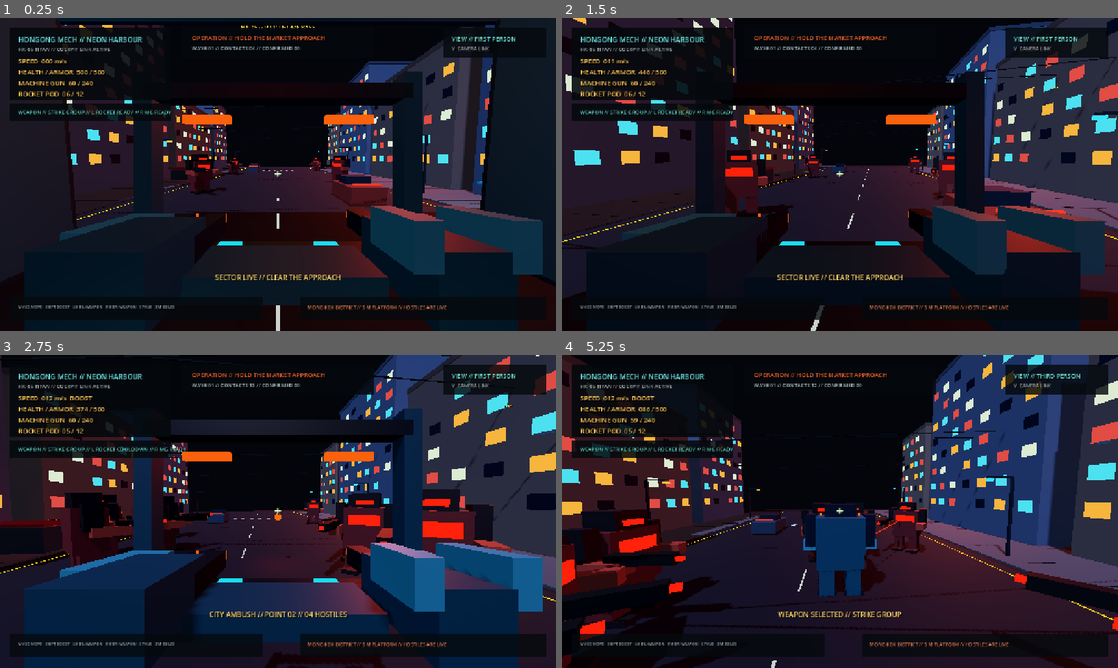
Above: before the commit, frames 1-4 (two rows, left to right).
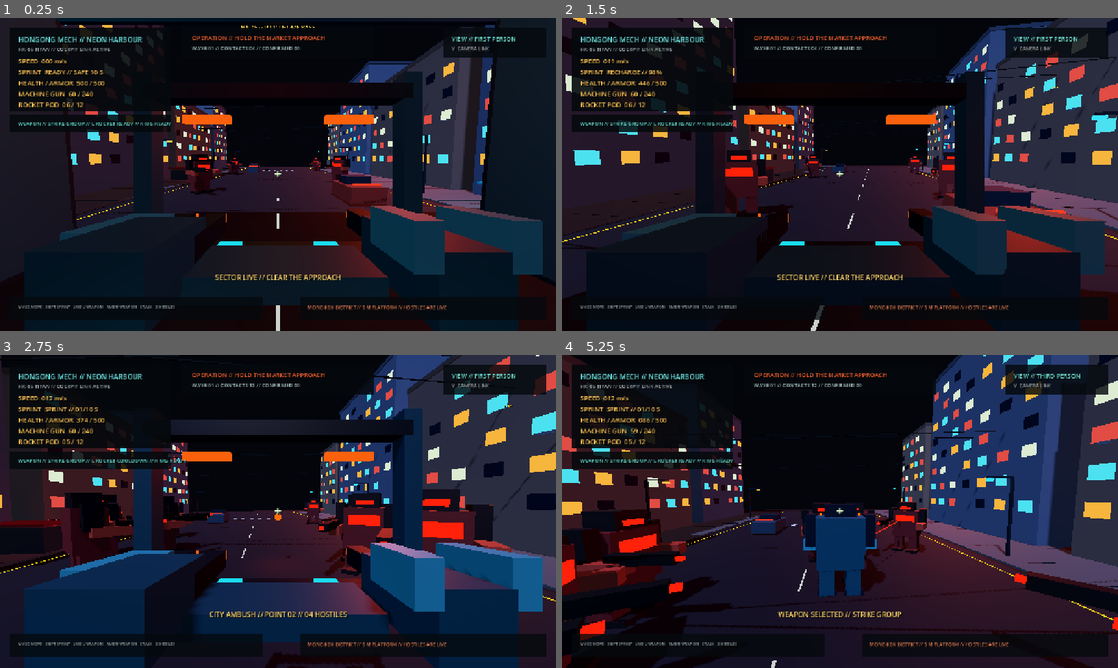
Above: after the commit, the same moments.

Repository: ChunFungYip/Mech
Game: Godot game, scene res://scenes/Main.tscn
The game is run twice, just before and just after one commit, with the same random seed, the same clock (stepped at 60 frames per second) and the same inputs.
Inputs (mouse positions are in pixels of both pictures, inside the frame that each line leads up to):
- Up to frame 1 (0.25 s): no input
- Up to frame 2 (1.5 s): move the mouse to (867, 174) at 0.52 s; hold Shift (boost) 0.53-1.28 s; hold W (move_forward) from 0.53 s (still down); move the mouse to (812, 174) at 1.27 s; tap Shift (boost) at 1.35 s
- Up to frame 3 (2.75 s): keep holding W (move_forward); move the mouse to (289, 505) at 2.02 s; hold Shift (boost) from 2.03 s (still down); click (289, 505) at 2.1 s
- Up to frame 4 (5.25 s): keep holding W (move_forward); move the mouse to (834, 517) at 2.77 s; release Shift (boost) at 2.78 s; right-click (834, 517) at 2.85 s; tap Shift (boost) at 3.05, 4.55 s; move the mouse to (878, 514) at 3.52 s; hold Shift (boost) 3.53-4.28 s; tap E (interact) at 3.6 s; move the mouse to (795, 508) at 4.27 s; tap V (toggle_view) at 4.35 s; move the mouse to (845, 511) at 5.02 s; hold Shift (boost) from 5.03 s (still down); tap 1 (weapon_machinegun) at 5.1 s

The runs differ from the first frame. In frame 1, 1.8% of the frame differs, in the area x 3-32%, y 16-93%; in frame 2, 2.2%; in frame 3, 2.2%; in frame 4, 2.4%, in the area x 1-32%, y 13-93%.

Commit message:
add visual report

Diff:
--- a/scripts/GameHUD.gd
+++ b/scripts/GameHUD.gd
@@ -52,13 +52,13 @@
     root.mouse_filter = Control.MOUSE_FILTER_IGNORE
     add_child(root)
 
-    _panel(root, Vector2(24.0, 24.0), Vector2(370.0, 164.0), Color(0.018, 0.035, 0.05, 0.90))
+    _panel(root, Vector2(24.0, 24.0), Vector2(370.0, 190.0), Color(0.018, 0.035, 0.05, 0.90))
     _label(root, "HONGONG MECH // NEON HARBOUR", Vector2(42.0, 38.0), Vector2(340.0, 24.0), 16, Color(0.45, 0.92, 0.92))
     _label(root, "HK-05 TITAN // COCKPIT LINK ACTIVE", Vector2(42.0, 63.0), Vector2(340.0, 20.0), 12, Color(0.70, 0.75, 0.76))
-    _stats_label = _label(root, "SPEED  000 m/s\nHEALTH / ARMOR  500 / 500\nMACHINE GUN  60 / 240\nROCKET POD  06 / 12", Vector2(42.0, 88.0), Vector2(340.0, 82.0), 15, Color(1.0, 0.78, 0.35))
-
-    _panel(root, Vector2(24.0, 196.0), Vector2(370.0, 42.0), Color(0.018, 0.035, 0.05, 0.86))
-    _weapon_status_label = _label(root, "WEAPON // DUAL HANDS // L ROCKET // R MG", Vector2(42.0, 208.0), Vector2(340.0, 20.0), 12, Color(0.42, 0.92, 0.86))
+    _stats_label = _label(root, "SPEED  000 m/s\nSPRINT  READY // SAFE 10 S\nHEALTH / ARMOR  500 / 500\nMACHINE GUN  60 / 240\nROCKET POD  06 / 12", Vector2(42.0, 88.0), Vector2(340.0, 108.0), 15, Color(1.0, 0.78, 0.35))
+
+    _panel(root, Vector2(24.0, 222.0), Vector2(370.0, 42.0), Color(0.018, 0.035, 0.05, 0.86))
+    _weapon_status_label = _label(root, "WEAPON // DUAL HANDS // L ROCKET // R MG", Vector2(42.0, 234.0), Vector2(340.0, 20.0), 12, Color(0.42, 0.92, 0.86))
 
     _panel(root, Vector2(420.0, 24.0), Vector2(440.0, 68.0), Color(0.018, 0.035, 0.05, 0.82))
     _label(root, "OPERATION // HOLD THE MARKET APPROACH", Vector2(442.0, 36.0), Vector2(400.0, 22.0), 14, Color(1.0, 0.40, 0.20))
@@ -88,7 +88,7 @@
     _build_target_part_panel(root)
 
     _panel(root, Vector2(24.0, 642.0), Vector2(580.0, 52.0), Color(0.018, 0.035, 0.05, 0.78))
-    _label(root, "WASD MOVE   SHIFT BOOST   LMB L-WEAPON   RMB R-WEAPON   E TALK   3 MISSILES", Vector2(42.0, 658.0), Vector2(550.0, 24.0), 9, Color(0.72, 0.78, 0.78))
+    _label(root, "WASD MOVE   SHIFT SPRINT   LMB L-WEAPON   RMB R-WEAPON   E TALK   3 MISSILES", Vector2(42.0, 658.0), Vector2(550.0, 24.0), 9, Color(0.72, 0.78, 0.78))
 
     _panel(root, Vector2(690.0, 642.0), Vector2(566.0, 52.0), Color(0.018, 0.035, 0.05, 0.78))
     _label(root, "MONG KOK DISTRICT // 5 M PLATFORM // HOSTILES ARE LIVE", Vector2(708.0, 658.0), Vector2(530.0, 24.0), 11, Color(0.92, 0.52, 0.35))
@@ -106,8 +106,8 @@
     var machinegun_reserve := int(player.get("machinegun_reserve"))
     var rocket_ammo := int(player.get("rocket_ammo"))
     var rocket_reserve := int(player.get("rocket_reserve"))
-    var boost_suffix := "  BOOST" if bool(player.call("is_boosting")) else ""
-    _stats_label.text = "SPEED  %03d m/s%s\nHEALTH / ARMOR  %03d / %03d\nMACHINE GUN  %02d / %03d\nROCKET POD  %02d / %02d" % [int(round(speed)), boost_suffix, health, health_max, machinegun_ammo, machinegun_reserve, rocket_ammo, rocket_reserve]
+    var sprint_status := str(player.call("get_sprint_status"))
+    _stats_label.text = "SPEED  %03d m/s\nSPRINT  %s\nHEALTH / ARMOR  %03d / %03d\nMACHINE GUN  %02d / %03d\nROCKET POD  %02d / %02d" % [int(round(speed)), sprint_status, health, health_max, machinegun_ammo, machinegun_reserve, rocket_ammo, rocket_reserve]
     _weapon_status_label.text = "WEAPON // " + str(player.call("get_weapon_display_name")) + " // " + str(player.call("get_weapon_status"))
     var missile_selected := bool(player.call("is_missile_pod_selected"))
     _missile_lock_label.visible = missile_selected
--- a/scripts/MechPlayer.gd
+++ b/scripts/MechPlayer.gd
@@ -14,6 +14,10 @@
 @export var boost_multiplier: float = 1.65
 @export var acceleration: float = 24.0
 @export var gravity: float = 18.0
+@export var sprint_safe_duration: float = 10.0
+@export var sprint_max_duration: float = 20.0
+@export var sprint_recovery_seconds: float = 6.0
+@export var sprint_overheat_recovery_multiplier: float = 3.0
 @export var health_max: float = 500.0
 @export var machinegun_magazine_size: int = 60
 @export var machinegun_reserve_max: int = 240
@@ -41,6 +45,11 @@
 var mouse_sensitivity_x: float = 0.0025
 var mouse_sensitivity_y: float = 0.0022
 var mouse_invert_y: bool = false
+var sprint_elapsed: float = 0.0
+var sprint_recovery_timer: float = 0.0
+var sprint_active: bool = false
+var sprint_overheated: bool = false
+var _sprint_extended_announced: bool = false
 
 var game: Node3D
 var _body_visual: Node3D
@@ -298,8 +307,10 @@
     if move_direction.length_squared() > 1.0:
         move_direction = move_direction.normalized()
 
+    var sprint_requested := Input.is_action_pressed("boost") and move_direction.length_squared() > 0.0001
+    var sprinting := _update_sprint(delta, sprint_requested)
     var speed := move_speed
-    if Input.is_action_pressed("boost"):
+    if sprinting:
         speed *= boost_multiplier
     var target_velocity := move_direction * speed
     velocity.x = move_toward(velocity.x, target_velocity.x, acceleration * delta)
@@ -313,6 +324,38 @@
     _view_pivot.rotation = Vector3(pitch, yaw, 0.0)
     _body_visual.rotation.y = lerp_angle(_body_visual.rotation.y, yaw, minf(delta * 8.0, 1.0))
     stats_changed.emit()
+
+func _update_sprint(delta: float, requested: bool) -> bool:
+    sprint_active = false
+    if sprint_overheated:
+        sprint_recovery_timer = maxf(sprint_recovery_timer - delta, 0.0)
+        if is_zero_approx(sprint_recovery_timer):
+            sprint_overheated = false
+            sprint_elapsed = 0.0
+            _sprint_extended_announced = false
+            announcement.emit("SPRINT // COOLED AND READY")
+        return false
+
+    if requested:
+        sprint_elapsed = minf(sprint_elapsed + delta, sprint_max_duration)
+        if sprint_elapsed >= sprint_safe_duration and not _sprint_extended_announced:
+            _sprint_extended_announced = true
+            announcement.emit("SPRINT // EXTENDED WINDOW // HEAT RISING")
+        if sprint_elapsed >= sprint_max_duration:
+            sprint_elapsed = sprint_max_duration
+            sprint_overheated = true
+            sprint_recovery_timer = sprint_recovery_seconds * sprint_overheat_recovery_multiplier
+            announcement.emit("SPRINT // OVERHEATED // RECOVERY %02d S" % int(ceil(sprint_recovery_timer)))
+            return false
+        sprint_active = true
+        return true
+
+    if sprint_elapsed > 0.0:
+        var recovery_rate := sprint_max_duration / maxf(sprint_recovery_seconds, 0.1)
+        sprint_elapsed = move_toward(sprint_elapsed, 0.0, recovery_rate * delta)
+        if is_zero_approx(sprint_elapsed):
+            _sprint_extended_announced = false
+    return false
 
 func _unhandled_input(event: InputEvent) -> void:
     if event is InputEventMouseMotion and Input.mouse_mode == Input.MOUSE_MODE_CAPTURED:
@@ -553,7 +596,19 @@
     return Vector2(velocity.x, velocity.z).length()
 
 func is_boosting() -> bool:
-    return Input.is_action_pressed("boost") and get_speed_mps() > 0.1
+    return sprint_active and get_speed_mps() > 0.1
+
+func get_sprint_status() -> String:
+    if sprint_overheated:
+        return "OVERHEATED // %02d S" % int(ceil(sprint_recovery_timer))
+    if sprint_active:
+        if sprint_elapsed < sprint_safe_duration:
+            return "SPRINT // %02d/%02d S" % [int(ceil(sprint_elapsed)), int(sprint_safe_duration)]
+        return "EXTENDED // %02d/%02d S" % [int(ceil(sprint_elapsed)), int(sprint_max_duration)]
+    if sprint_elapsed > 0.0:
+        var recovery_percent := int(round((1.0 - sprint_elapsed / sprint_max_duration) * 100.0))
+        return "RECHARGE // %02d%%" % recovery_percent
+    return "READY // SAFE 10 S"
 
 func get_weapon_status() -> String:
     match current_weapon:
--- a/scripts/SettingsMenu.gd
+++ b/scripts/SettingsMenu.gd
@@ -125,7 +125,7 @@
 func _build_controls_page() -> void:
     var page := _new_page()
     _add_info_row(page, "W A S D", "Move mech")
-    _add_info_row(page, "SHIFT", "Boost movement")
+    _add_info_row(page, "SHIFT", "Heat-limited sprint")
     _add_info_row(page, "MOUSE", "Aim and rotate camera")
     _add_info_row(page, "LMB / RMB", "Left rocket / right machine gun")
     _add_info_row(page, "R", "Reload machine gun")
Not shown, changed: README.md
Not shown, added: docs/COMBAT_VISUAL_EFFECTS.md
